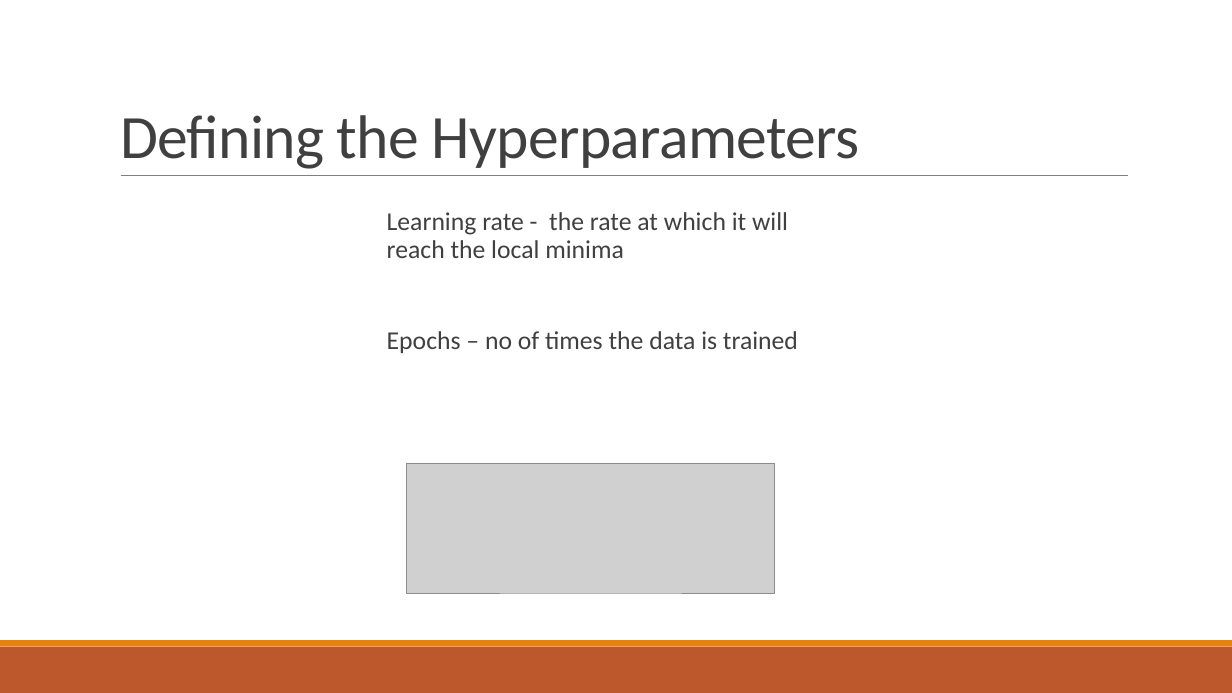
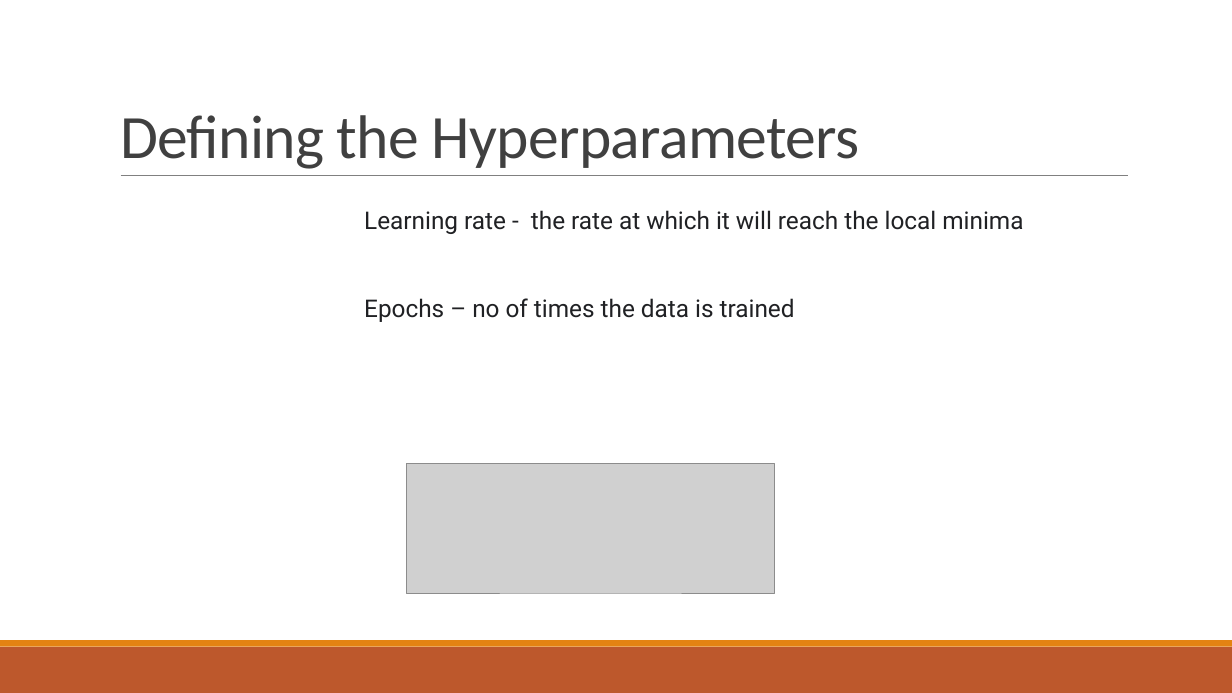
Before and after one commit to agx01/tf_presentation, a slide deck: slide 13 of Tensorflow_presentation.pptx. Drawn at 1232x693 pixels with LibreOffice and Linux fonts; fonts in the diff are those of the drawing; grey boxes stand for pictures. Boxes give left, top, right and bottom in pixels: in the first picture for what was removed or moved away, otherwise in the second. Text is boxed around its words. In the diff, an @@ line names an element or a change of style, - is before the commit and + after.

```diff
--- a/Tensorflow_presentation.pptx
+++ b/Tensorflow_presentation.pptx
@@ text "Learning rate - the rate ...": place and size @@
-text "Learning rate - the rate ..." at bbox=[387, 212, 798, 353]
+text "Learning rate - the rate ..." at bbox=[364, 210, 1023, 322]
@@ text "Learning rate - the rate ..." at bbox=[364, 210, 1023, 322]: size 20 to 19 pt, font Calibri to Roboto, text colour #404040 to #202124 @@
```
Also in this commit, not shown: 6 other slides changed, 1 slide added, 1 slide removed, 2 other files.
